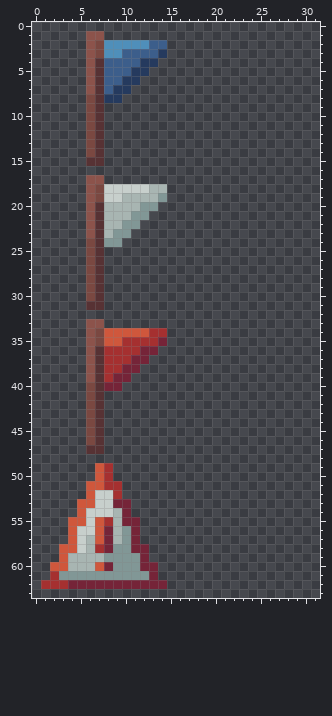
Two versions of one pixel-art sprite, res/tiles/misc_spritesheet.png. That is the earlier state.
The file is 64x64 pixels. Colours within 5 levels of each other are drawn and written as one. Shown: x 0..31, y 0..63.
And afterwards:
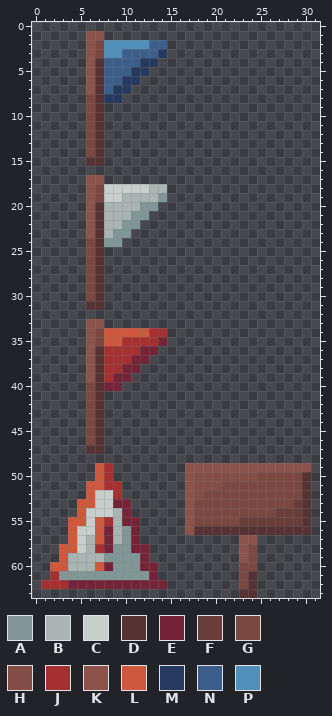
Palette (. is transparent): A #819796  B #a8b5b2  C #c7cfcc  D #573234  E #752438  F #683d3a  G #7a4841  H #844e47  J #a53030  K #8c534b  L #cf573c  M #253a5e  N #3c5e8b  P #4f8fba
Diff:
@@ x 15..31 @@
 48 .................
-49 .................
-50 .................
-51 .................
-52 .................
-53 .................
-54 .................
-55 .................
-56 .................
-57 .................
-58 .................
-59 .................
-60 .................
-61 .................
-62 .................
-63 .................
+49 ..KKKKKKKKKKKKKK.
+50 ..KHHHHHHHGGGGGD.
+51 ..KHHHGGGGGGGGGD.
+52 ..KHGGGGGGGGGGGD.
+53 ..KGGGGGGGGGGGFD.
+54 ..KGGGGGGGGGFFFD.
+55 ..KGGGGGFFFFFFFD.
+56 ..KDDDDDDDDDDDDD.
+57 ........KK.......
+58 ........KG.......
+59 ........KG.......
+60 ........GG.......
+61 ........GD.......
+62 ........GD.......
+63 ........DD.......
